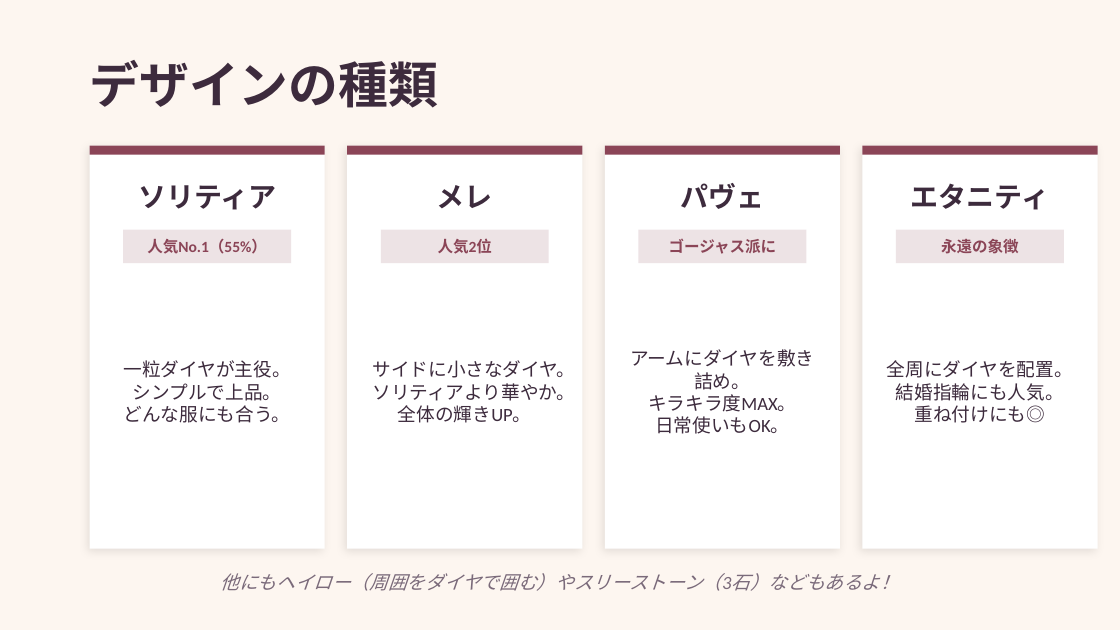
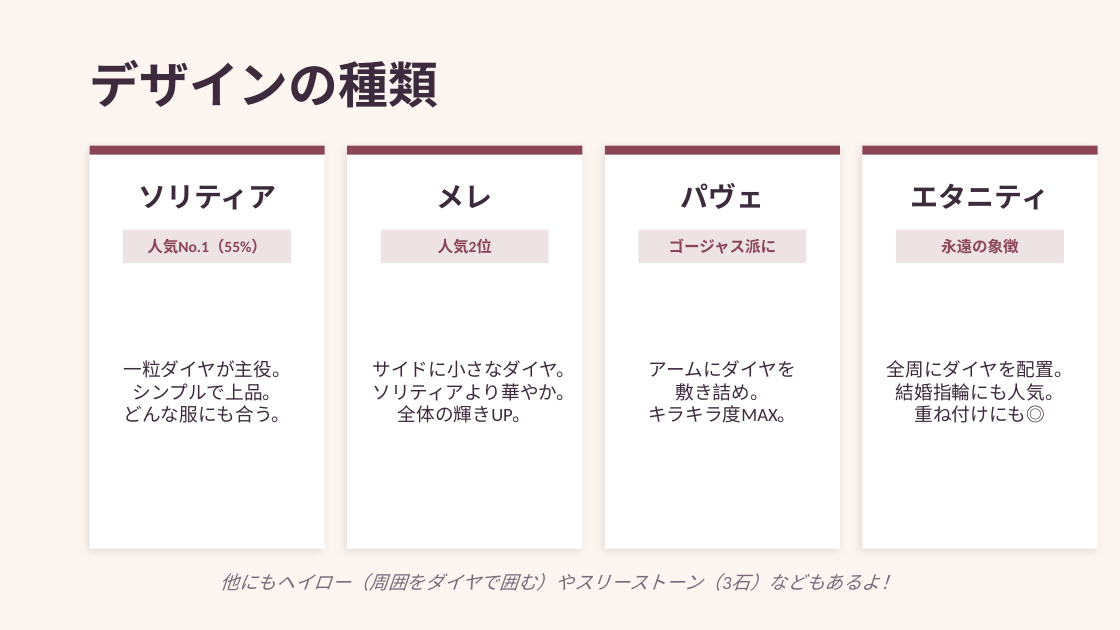
Before and after one commit to yamaguchi-milkcocholate/engagement-ring, a slide deck: slide 5 of docs/婚約指輪ガイド.pptx. Drawn at 1120x630 pixels with LibreOffice and Linux fonts; fonts in the diff are those of the drawing. Boxes give left, top, right and bottom in pixels: in the first picture for what was removed or moved away, otherwise in the second. Text is boxed around its words. In the diff, an @@ line names an element or a change of style, - is before the commit and + after.

```diff
--- a/docs/婚約指輪ガイド.pptx
+++ b/docs/婚約指輪ガイド.pptx
@@ text at box(649, 360, 796, 401): text changed @@
-アームにダイヤを敷き詰め。
+アームにダイヤを
+敷き詰め。
@@ text at box(655, 416, 789, 434): paragraph removed @@
-日常使いもOK。
```
Also in this commit, not shown: 3 other slides changed, 6 slides added, 22 other files.
